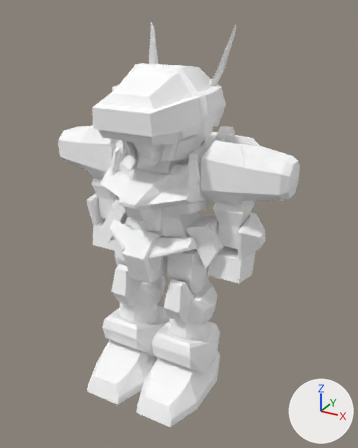
The glTF model packages/bootleg-toys/public/kitbash/W041_000_temjin707.glb, before and after one commit.
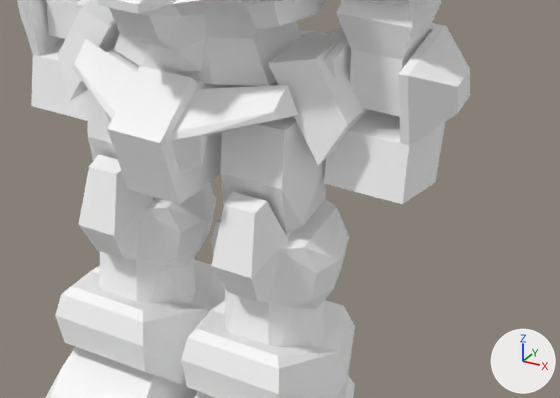
Old and new are each drawn whole from a camera (50 mm lens) standing at (1.37, -2.27, 2.2) and looking at (0.06, 0.11, 1.01) and again close up on the part from 22% to 84% of the width and 45% to 80% of the height. Lighting does not change. The marker at lower right points along +X, +Y and +Z. The older version's two pictures come first.

The older version as bpy lines, for what is in view:
```python
me_mesh_0 = bpy.data.meshes.new('Mesh_0')
me_mesh_0.from_pydata(...)  # 1045 vertices, 1956 faces; spans x -0.74..0.74, y -0.43..0.62, z 0.0..2.12
me_mesh_0.materials.append(mat_material_0)  # white #ffffff
ob_body = bpy.data.objects.new('body', me_mesh_0)
ob_body.location = (0.0, 0.0, 0.0)
```
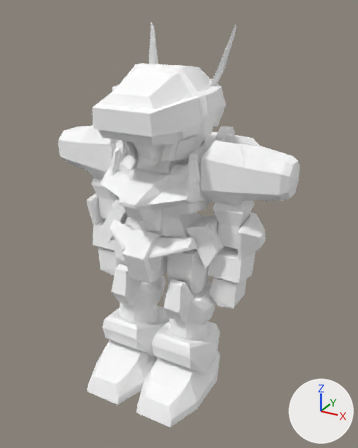
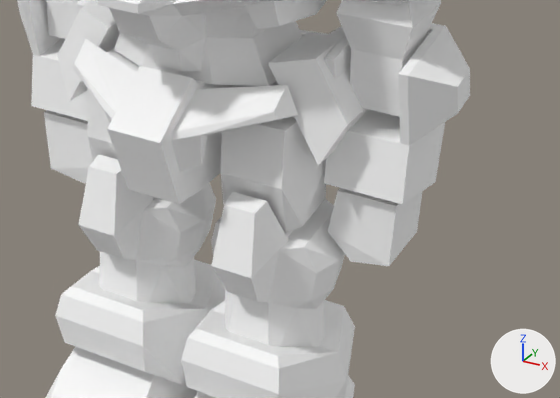
Boxes [x1, y1, x2, y2] around the edits, measured in the close-ups (560 x 398 px):
part 1 of me_mesh_0, added: after [44, 110, 422, 266]

Edits to the bpy script that builds the scene:
```text
Change me_mesh_0:
    used by ob_body; location = (0.0, 0.0, 0.0)
    remove me_mesh_0.from_pydata(...)  # 1045 vertices, 1956 faces; spans x -0.74..0.74, y -0.43..0.62, z 0.0..2.12
    add me_mesh_0.from_pydata(...)  # 1065 vertices, 1988 faces; spans x -0.74..0.74, y -0.43..0.62, z 0.0..2.12
    me_mesh_0 part 1
    12 vertices are added at x -0.48..0.48, y 0.01..0.17, z 0.59..0.77
    8 new vertices lie (0.0, 0.17, 0.0) away from vertices in x -0.48..0.48, y 0.01, z 0.61..0.77
    32 new faces join them
```
